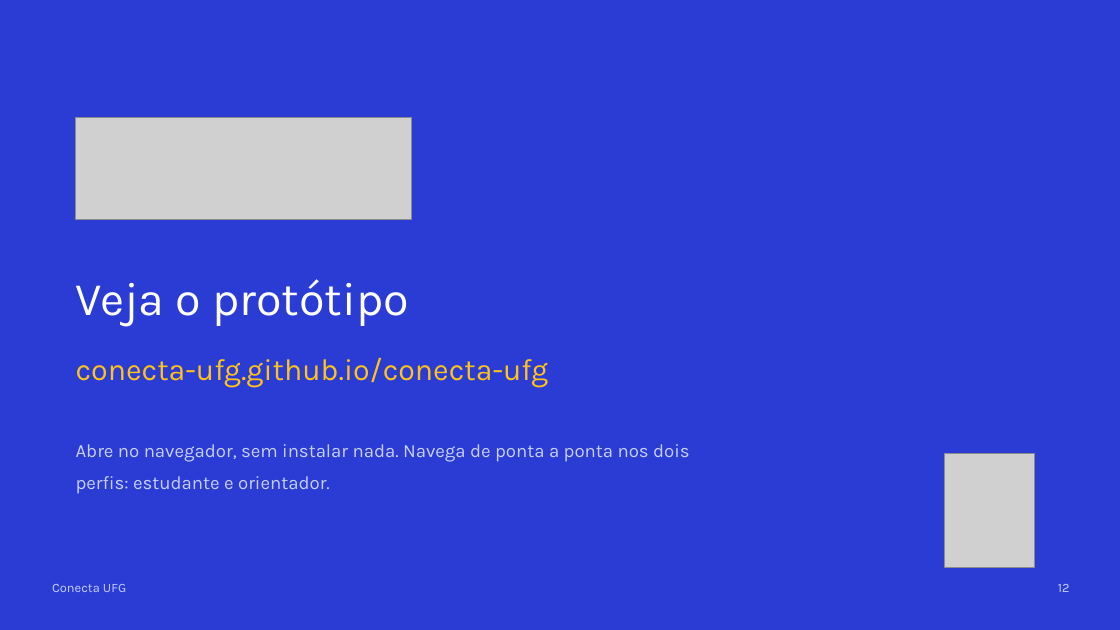
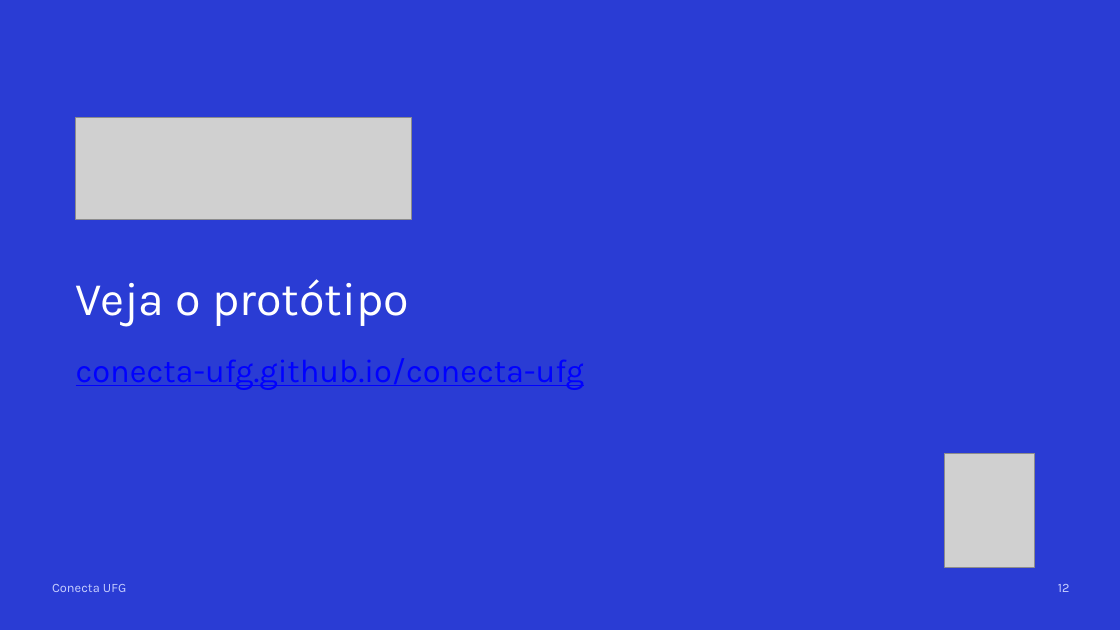
Before and after one commit to conecta-ufg/conecta-ufg, a slide deck: slide 13 of 05-Apresentacao/Apresentacao_Conecta_UFG.pptx. Drawn at 1120x630 pixels with LibreOffice and Linux fonts; fonts in the diff are those of the drawing; grey boxes stand for pictures. Boxes give left, top, right and bottom in pixels: in the first picture for what was removed or moved away, otherwise in the second. Text is boxed around its words. In the diff, an @@ line names an element or a change of style, - is before the commit and + after.

```diff
--- a/05-Apresentacao/Apresentacao_Conecta_UFG.pptx
+++ b/05-Apresentacao/Apresentacao_Conecta_UFG.pptx
@@ text "conecta-ufg.github.io/conecta-ufg" at (76,358,584,390): size 26 to 28 pt, text colour #FFC21A to #0000FF, underline on @@
@@ text removed at (76,444,690,494) @@
-Abre no navegador, sem instalar nada. Navega de ponta a ponta nos dois
-perfis: estudante e orientador.
```
Also in this commit, not shown: 1 other slide changed, 2 other files.
